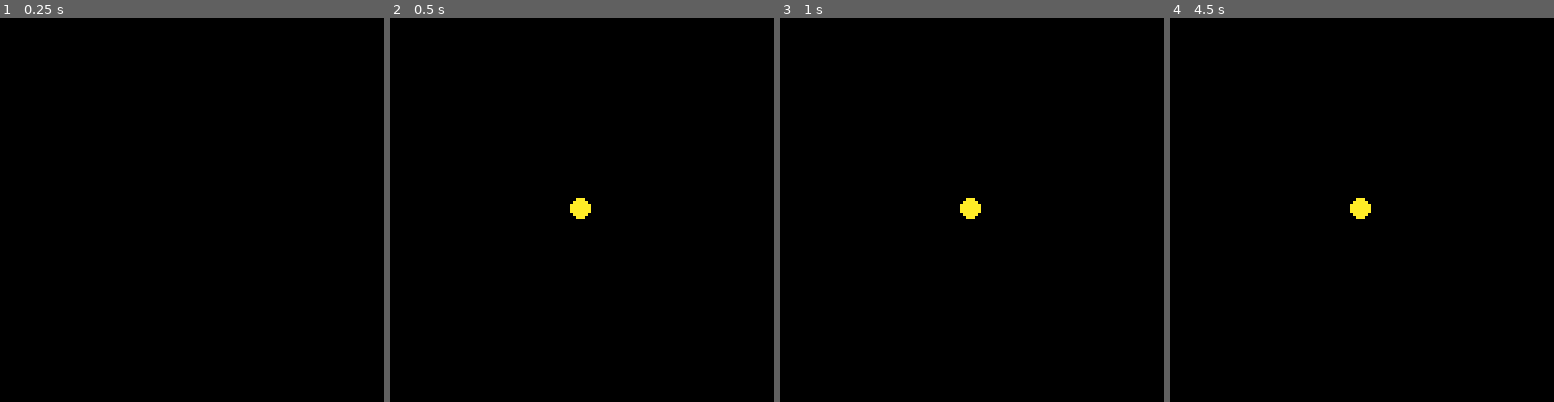
Above: before the commit, frames 1-4 (left to right).
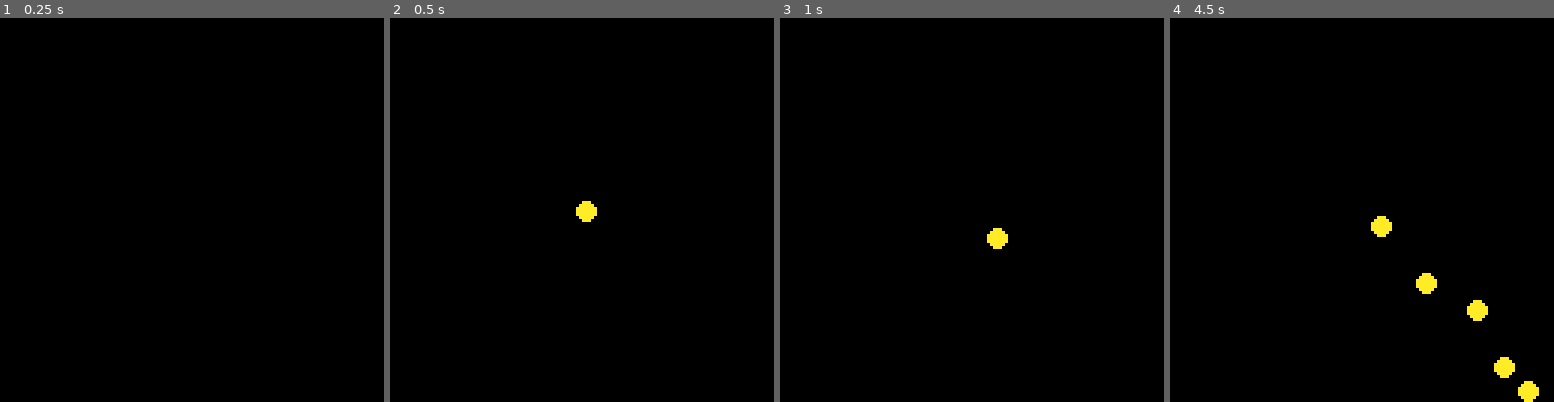
Above: after the commit, the same moments.

Repository: JohnErnestBonanno/pico8
Game: PICO-8 cartridge particles.p8
The game is run twice, just before and just after one commit, with the same random seed, the same clock (stepped at 60 frames per second) and the same inputs.
Inputs:
- Up to frame 1 (0.25 s): no input
- Up to frame 2 (0.5 s): tap X (X key) at 0.33 s
- Up to frame 3 (1 s): no input
- Up to frame 4 (4.5 s): tap X (X key) at 1.07, 1.85, 2.97, 4.08 s

Frame 1 is identical in both runs. In frame 2, 0.2% of the frame differs, in the area x 46-54%, y 46-54%; in frame 3, 0.5%; in frame 4, 1.4%, in the area x 46-97%, y 46-100%.

Commit message:
Make particles move via random

Diff:
--- a/particles.p8
+++ b/particles.p8
@@ -11,6 +11,11 @@
 function _update()
 	if btnp(❎) then
 		add(parts,{x=63,y=63})
+	end
+
+	for p in all(parts) do
+		p.x+=rnd(1)
+		p.y+=rnd(1)
 	end
 end
 
